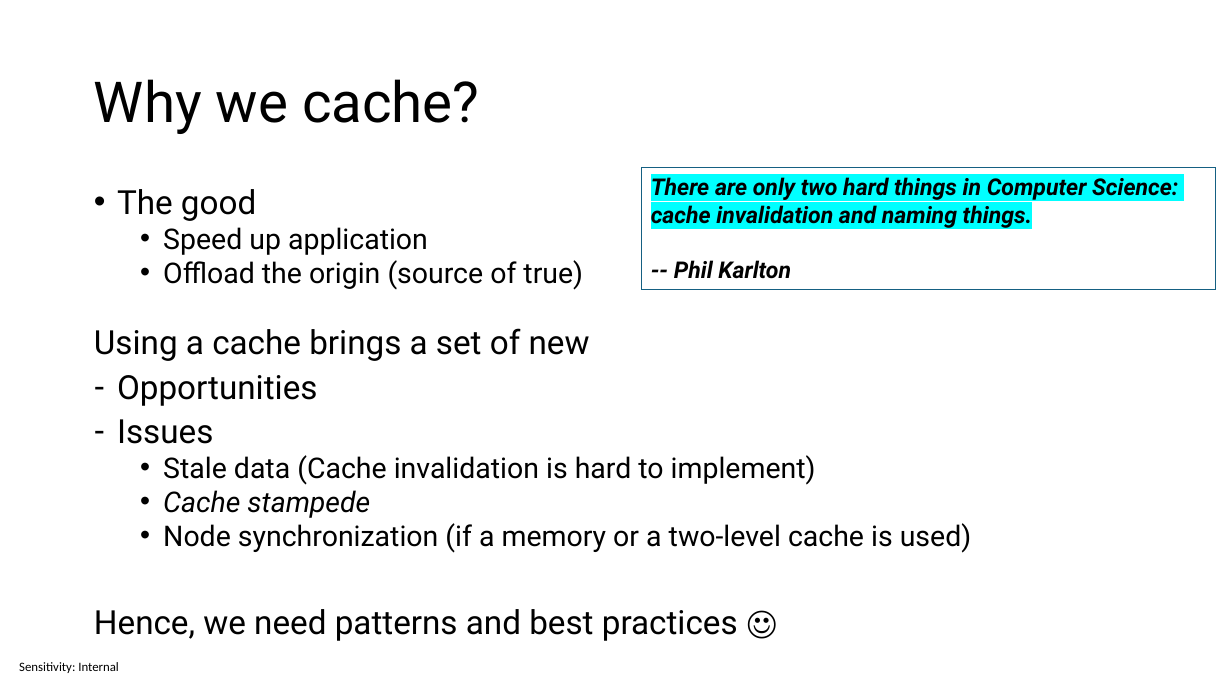
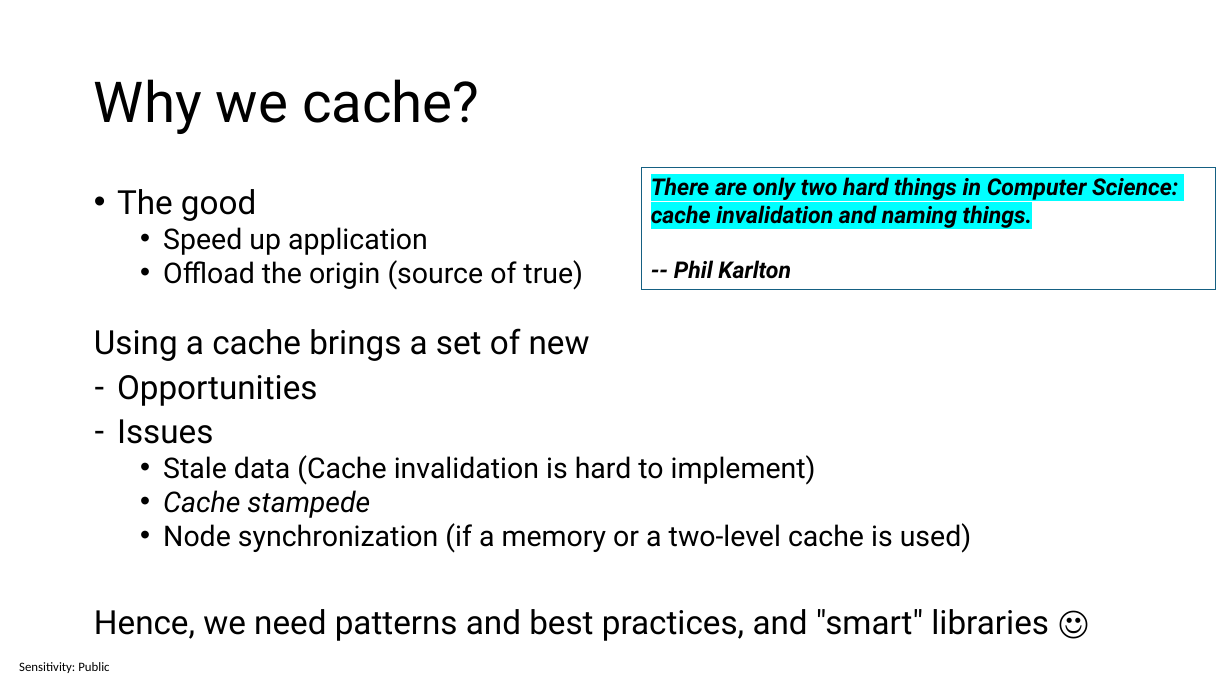
Before and after one commit to sabbadino/cache-like-a-pro-fusion-cache, a slide deck: slide 5 of cache-like-a-pro.pptx. Drawn at 1232x693 pixels with LibreOffice and Linux fonts; fonts in the diff are those of the drawing. Boxes give left, top, right and bottom in pixels: in the first picture for what was removed or moved away, otherwise in the second. Text is boxed around its words. In the diff, an @@ line names an element or a change of style, - is before the commit and + after.

```diff
--- a/cache-like-a-pro.pptx
+++ b/cache-like-a-pro.pptx
@@ text at [94, 609, 1049, 641]: text changed @@
-Hence, we need patterns and best practices ☺
+Hence, we need patterns and best practices, and "smart" libraries ☺
@@ text at [19, 662, 109, 673]: text changed @@
-Sensitivity: Internal
+Sensitivity: Public
```
Also in this commit, not shown: 38 other slides changed, 4 slides added, 1 other file.
